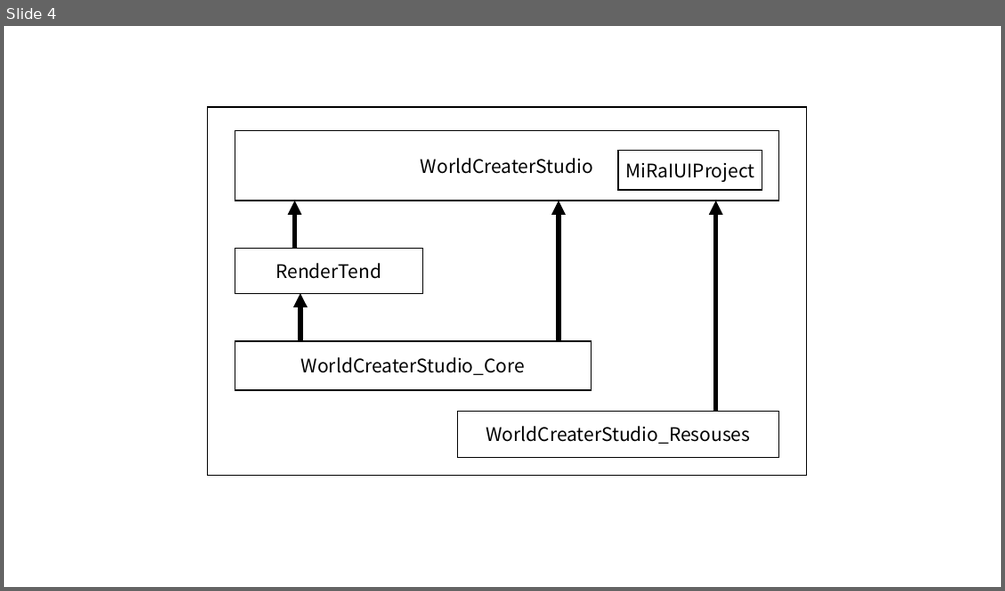
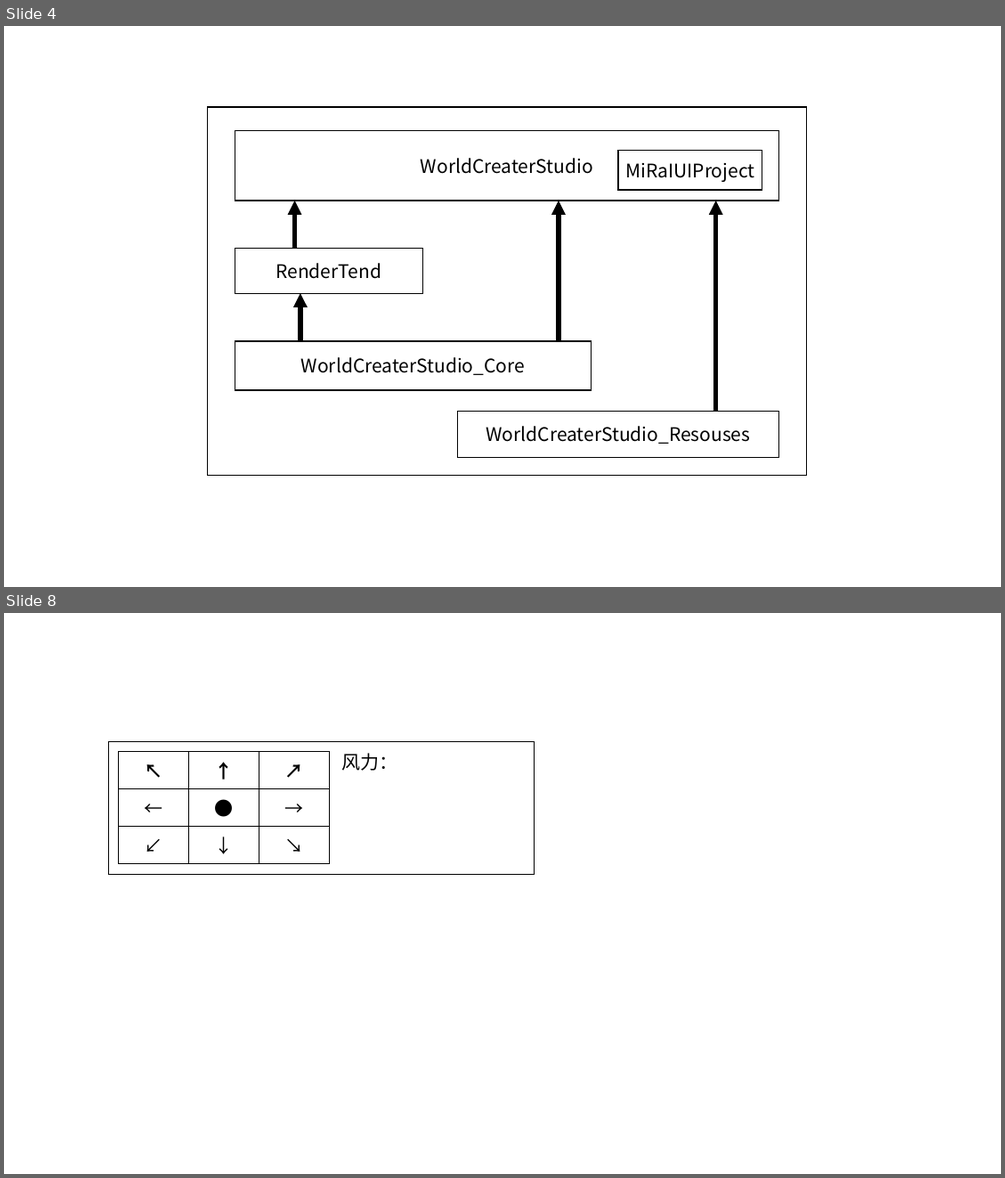
Before and after one commit to ijrys/WorldCreater, a slide deck: Docs/design.pptx. Shown one above the other, each under a label of ours: slide 4 before the commit, slides 4 and 8 after it; the slides between them are not shown. The pictures are 1005x591 and 1005x1178 pixels, drawn with LibreOffice and Linux fonts; fonts in the diff are those of the drawing. Boxes give left, top, right and bottom in pixels: in the first picture for what was removed or moved away, otherwise in the second. Text is boxed around its words. In the diff, an @@ line names an element or a change of style, - is before the commit and + after.

```diff
--- a/Docs/design.pptx
+++ b/Docs/design.pptx
@@ slide 8 added at (4,613,1001,1174), background #FFFFFF @@
@@ rectangle added at (109,742,534,875), outline #000000 1 pt @@
@@ table added at (119,751,329,863), 3 rows, 3 columns @@
+↖ | ↑ | ↗
+← | ● | →
+↙ | ↓ | ↘
@@ text added at (341,753,397,771), 18 pt, text #000000 @@
+风力：
```
Also in this commit, not shown: 5 other slides added, 27 other files.
